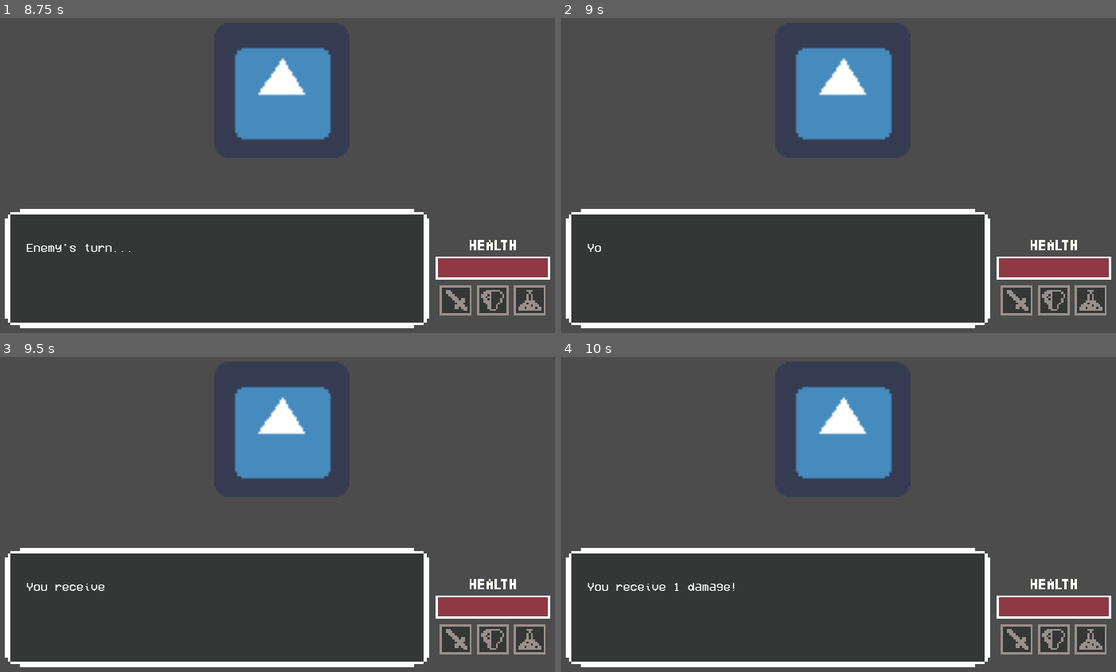
Above: before the commit, frames 1-4 (two rows, left to right).
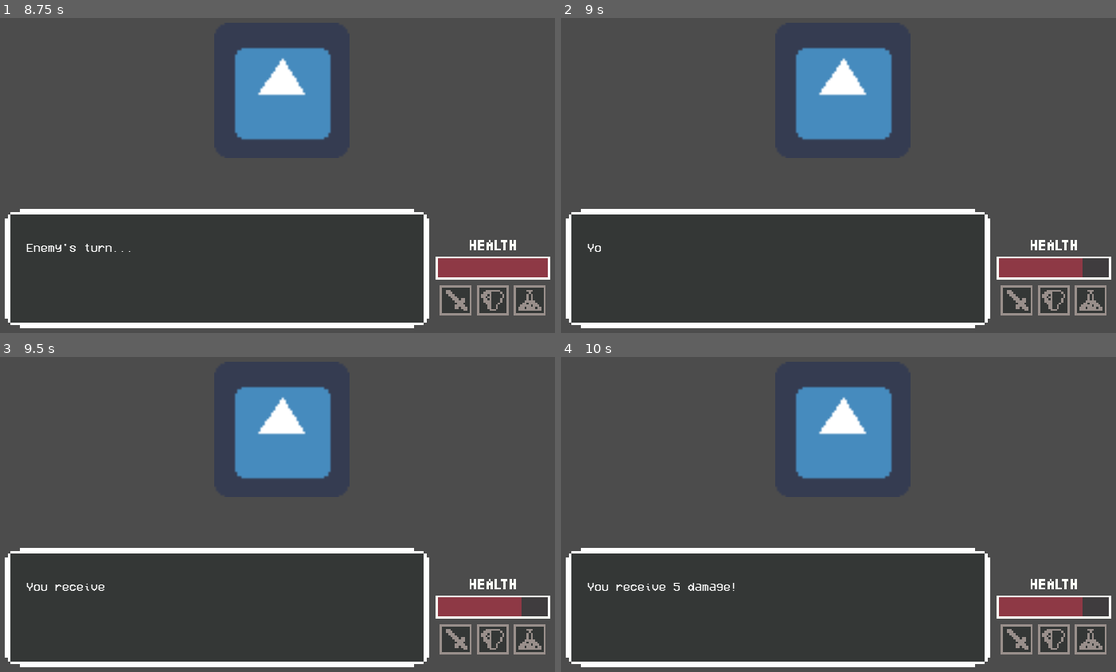
Above: after the commit, the same moments.

Repository: mharitsnf/TheVoiceGame
Game: Godot game, scene res://src/combat/CombatScene.tscn
The game is run twice, just before and just after one commit, with the same random seed, the same clock (stepped at 60 frames per second) and the same inputs. The engine's default icon, where the game draws it, is replaced by a stand-in: a white triangle on a blue panel in a dark square.
Inputs (mouse positions are in pixels of both pictures, inside the frame that each line leads up to):
- Up to frame 1 (8.75 s): tap Enter at 0.5, 2, 3.5 s; move the mouse to (416, 112) at 0.52 s; click (416, 112) at 0.6 s; tap Space at 1.25, 2.75, 5 s; move the mouse to (149, 153) at 1.27 s; click (149, 153) at 1.35 s; move the mouse to (338, 40) at 2.02 s; click (338, 40) at 2.1 s; move the mouse to (244, 216) at 2.77 s; click (244, 216) at 2.85 s; move the mouse to (466, 197) at 3.52 s; click (466, 197) at 3.6 s; click (455, 307) at 4.25 s; move the mouse to (83, 68) at 5.02 s; click (83, 68) at 5.1 s; move the mouse to (310, 131) at 5.77 s; click (310, 131) at 5.85 s; move the mouse to (183, 27) at 6.52 s; click (183, 27) at 6.6 s; move the mouse to (416, 112) at 7.27 s; click (416, 112) at 7.35 s; move the mouse to (149, 153) at 8.02 s; click (149, 153) at 8.1 s
- Up to frame 2 (9 s): move the mouse to (899, 40) at 8.77 s; click (899, 40) at 8.85 s
- Up to frame 3 (9.5 s): no input
- Up to frame 4 (10 s): move the mouse to (805, 555) at 9.52 s; click (805, 555) at 9.6 s

Frame 1 is identical in both runs. In frame 2, 0.3% of the frame differs, in the area x 93-99%, y 76-83%; in frame 3, 0.3%; in frame 4, 0.3%, in the area x 20-99%, y 71-83%.

Commit message:
You ded! is available

Diff:
--- a/src/HUD/HealthBar.tscn
+++ b/src/HUD/HealthBar.tscn
@@ -1,28 +1,30 @@
-[gd_scene load_steps=3 format=2]
+[gd_scene load_steps=5 format=2]
 
 [ext_resource path="res://assets/health_bar.png" type="Texture" id=1]
 [ext_resource path="res://assets/health_bar_frame.png" type="Texture" id=2]
+[ext_resource path="res://assets/health_bar_under.png" type="Texture" id=3]
+[ext_resource path="res://src/HUD/health_bar.gd" type="Script" id=4]
 
-[node name="Control" type="Control"]
+[node name="HealthBar" type="Control"]
 margin_right = 40.0
 margin_bottom = 40.0
 rect_min_size = Vector2( 216, 44 )
+script = ExtResource( 4 )
 __meta__ = {
 "_edit_use_anchors_": false
 }
 
-[node name="HealthBar" type="TextureRect" parent="."]
-margin_right = 216.0
-margin_bottom = 44.0
-texture = ExtResource( 1 )
+[node name="TextureProgress" type="TextureProgress" parent="."]
+anchor_right = 1.0
+anchor_bottom = 1.0
+max_value = 100.0
+value = 100.0
+texture_under = ExtResource( 3 )
+texture_over = ExtResource( 2 )
+texture_progress = ExtResource( 1 )
+nine_patch_stretch = true
 __meta__ = {
 "_edit_use_anchors_": false
 }
 
-[node name="Frame" type="TextureRect" parent="."]
-margin_right = 40.0
-margin_bottom = 40.0
-texture = ExtResource( 2 )
-__meta__ = {
-"_edit_use_anchors_": false
-}
+[node name="Tween" type="Tween" parent="."]
--- /dev/null
+++ b/src/HUD/health_bar.gd
@@ -0,0 +1,10 @@
+extends Control
+
+onready var health_bar := $TextureProgress
+
+func initialize(max_health, current_health):
+	health_bar.max_value = max_health
+	health_bar.value = current_health
+
+func update_health_bar(new_health):
+	health_bar.value = new_health
--- a/src/autoload/global.gd
+++ b/src/autoload/global.gd
@@ -7,3 +7,5 @@
 var player_node : Battler
 
 var dialogue_box : Control
+
+var health_bar : Control
--- a/src/character/Stats.tres
+++ b/src/character/Stats.tres
@@ -4,7 +4,8 @@
 
 [resource]
 script = ExtResource( 1 )
-health = 20
+max_health = 20
+current_health = 20
 strength = 5
 defense = 5
-damage = 1
+damage = 5
--- a/src/character/battler_stats.gd
+++ b/src/character/battler_stats.gd
@@ -1,11 +1,13 @@
 extends Resource
 class_name CharacterStats
 
-export var health := 1
+export var max_health := 1
+export var current_health := 1
 export var strength := 1
 export var defense := 1
 export var damage := 1
 
 func receive_damage(damage):
-	health -= damage
-	return false if health > 0 else true
+	current_health -= damage
+	var is_dead = false if current_health > 0 else true
+	return [is_dead, current_health]
--- a/src/character/enemy.gd
+++ b/src/character/enemy.gd
@@ -9,7 +9,9 @@
 	target = get_tree().get_nodes_in_group('player')[0]
 
 func attack():
-	return target.stats.receive_damage(stats.damage)
+	var damage_result = target.stats.receive_damage(stats.damage)
+	Global.health_bar.update_health_bar(damage_result[1])
+	return damage_result[0]
 
 func defend():
 	return false
--- a/src/combat/combat_scene.gd
+++ b/src/combat/combat_scene.gd
@@ -15,6 +15,7 @@
 	Global.defend_button = $HUD/HBoxContainer/VBoxContainer/HBoxContainer/Defend
 	Global.items_button = $HUD/HBoxContainer/VBoxContainer/HBoxContainer/Items
 	Global.dialogue_box = $HUD/HBoxContainer/DialogueBox
+	Global.health_bar = $HUD/HBoxContainer/VBoxContainer/HealthBar
 
 	Global.attack_button.add_to_group('btns')
 	Global.defend_button.add_to_group('btns')
@@ -24,6 +25,8 @@
 	player_instance.add_to_group('player')
 	var enemy_instance = enemy.instance()
 	enemy_instance.add_to_group('enemy')
+
+	Global.health_bar.initialize(player_instance.stats.max_health, player_instance.stats.current_health)
 
 	# warning-ignore
 	Global.attack_button.connect("button_up", player_instance, '_combat_button_up', [Global.attack_button.name])
--- a/src/turn_queue.gd
+++ b/src/turn_queue.gd
@@ -23,7 +23,7 @@
 	print('player is ded ' + str(character_dead))
 
 	if character_dead:
-		print('sedap')
+		combat_finished()
 	else:
 		next_turn()
 
@@ -32,3 +32,11 @@
 	active_character = get_child(new_index)
 	turn += 1
 	play_turn()
+
+func combat_finished():
+	if active_character.role == Battler.roles.ENEMY:
+		Global.dialogue_box.show_comment(["You deed!", "Try again sometimes babay"], true)
+		yield(Global.dialogue_box, "comment_done")
+	else:
+		Global.dialogue_box.show_comment(["Yo win bro"], true)
+		yield(Global.dialogue_box, "comment_done")
Binary file added: assets/health_bar_under.png
Not shown, added: assets/health_bar_under.png.import
